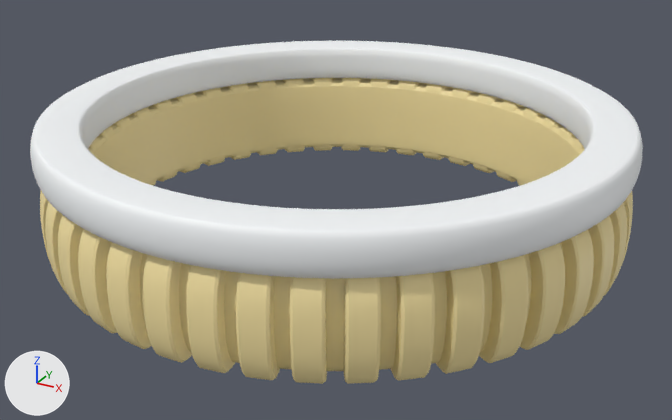
A saved change to the glTF model public/BehytRings/Tweekleurig/616/2.0mm/616_2.0mm.glb.
One viewpoint serves both versions: a 50 mm lens placed at (1.314, -2.392, 1.067), pointed at (0.022, -0.042, -0.108). The lights are fixed; the arrows at lower left show +X, +Y and +Z. The picture after the commit comes second. Where no turn or scale is listed for an object, it has been applied to the vertices. Vertices at exactly the same position are counted once.

The first picture shows 'Base_Metal', 'Engraving_Metal', 'Finishing_Metal'.
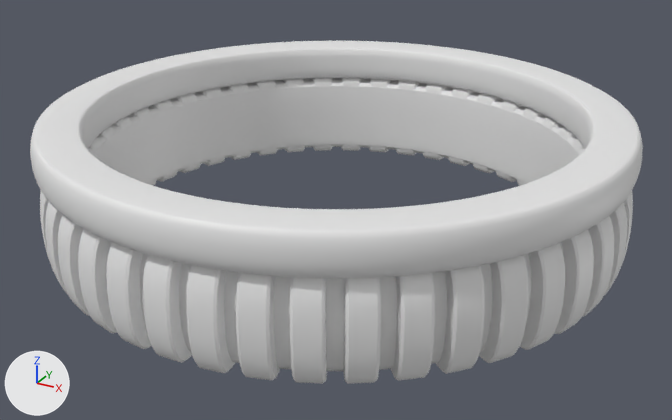
Where the newer file only moved an object's origin or applied its transform, the numbers keep the older frame.

Edits to the bpy script that builds the scene:
```text
Change me_base_metal:
    where me_base_metal.from_pydata(...)  # 2112 vertices, 4224 faces; spans x -0.9..0.9, y -0.9..0.9, z 0.09..0.21
    remove me_base_metal.materials.append(mat_base_metal)  # white #f7f9fb
Change me_engraving_metal:
    used by ob_engraving_metal; location = (0.0, 0.0, 0.0)
    remove me_engraving_metal.from_pydata(...)  # 316 vertices, 490 faces; spans x -0.75..0.75, y -0.75..0.75, z -0.18..0.06
    add me_engraving_metal.from_pydata(...)  # 315 vertices, 490 faces; spans x -0.75..0.75, y -0.75..0.75, z -0.18..0.06
    me_engraving_metal part 1
    64 vertices are removed from x -0.75..0.75, y -0.75..0.75, z -0.18..0.01
    253 faces are deleted
    3 vertices in x -0.43..0.2, y -0.72..0.68, z -0.15..0.01 move by (-0.01, -0.01, 0.0)
    15 vertices move within x -0.74..0.74, y -0.75..0.74, z -0.15..0.01
    55 vertices are added at x -0.75..0.75, y -0.75..0.75, z -0.18..0.01
    8 new vertices lie (0.0, 0.0, -0.16) away from vertices in x -0.69..0.74, y -0.6..0.74, z 0.01
    253 new faces join them
    me_engraving_metal part 2: 237 faces spanning x -0.75..0.75, y -0.75..0.75, z -0.18..0.06 switch from mat_engraving_metal (beige #f7e4a5) to no material
Change me_finishing_metal:
    where me_finishing_metal.from_pydata(...)  # 12596 vertices, 24768 faces; spans x -0.9..0.9, y -0.9..0.9, z -0.21..0.09
    remove me_finishing_metal.materials.append(mat_finishing_metal)  # beige #f7e4a5
```

Location of each change, (x1, y1, x2, y2) in pixels of the pictures (672 x 420 px; the box of a moved part takes in the faces that stretch with it):
'Base_Metal', recoloured: (30, 41, 643, 279) in both
'Finishing_Metal', recoloured (beige to white): (40, 78, 633, 384) in both
part 1 of me_engraving_metal, moved or reshaped: (93, 87, 569, 184) in both
part 2 of me_engraving_metal, recoloured (beige to white): (108, 86, 579, 184) in both
